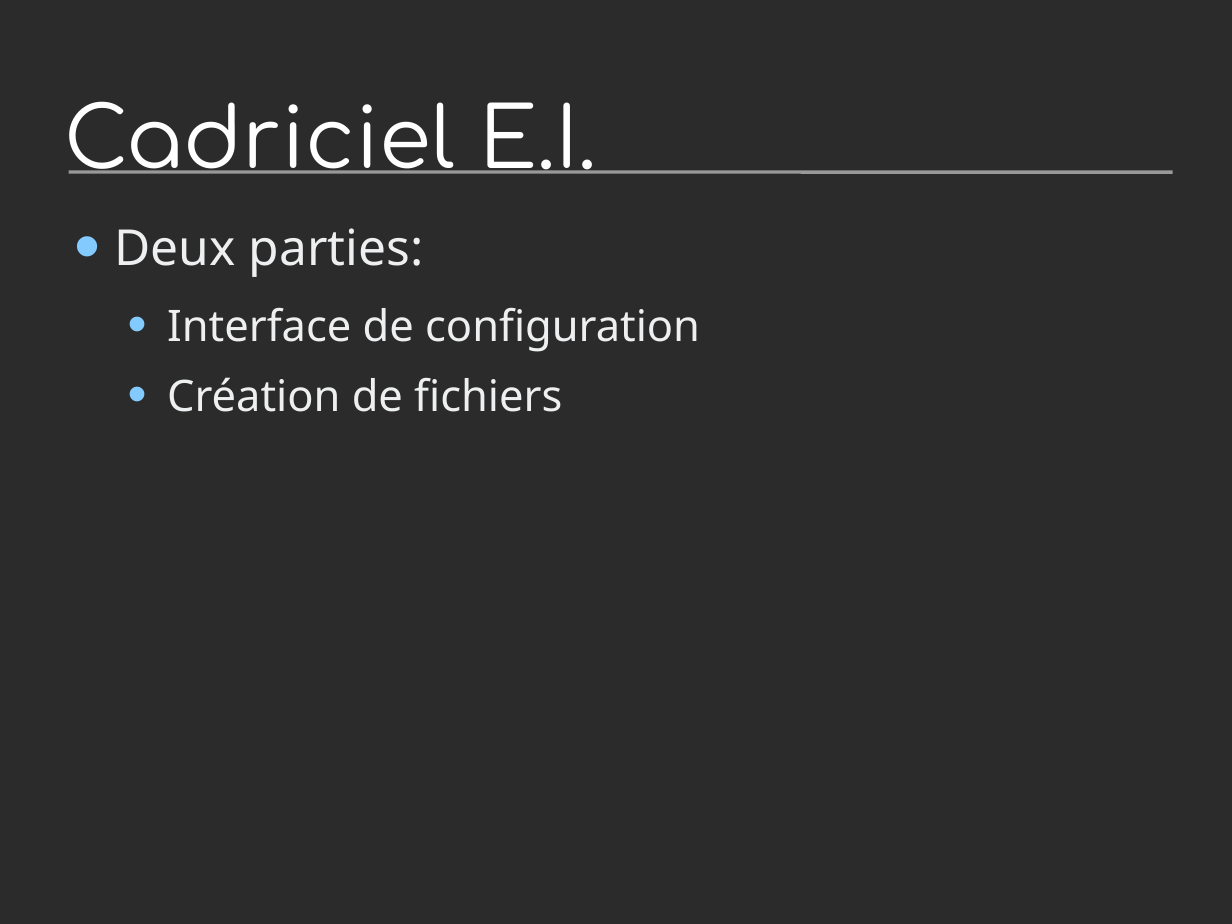
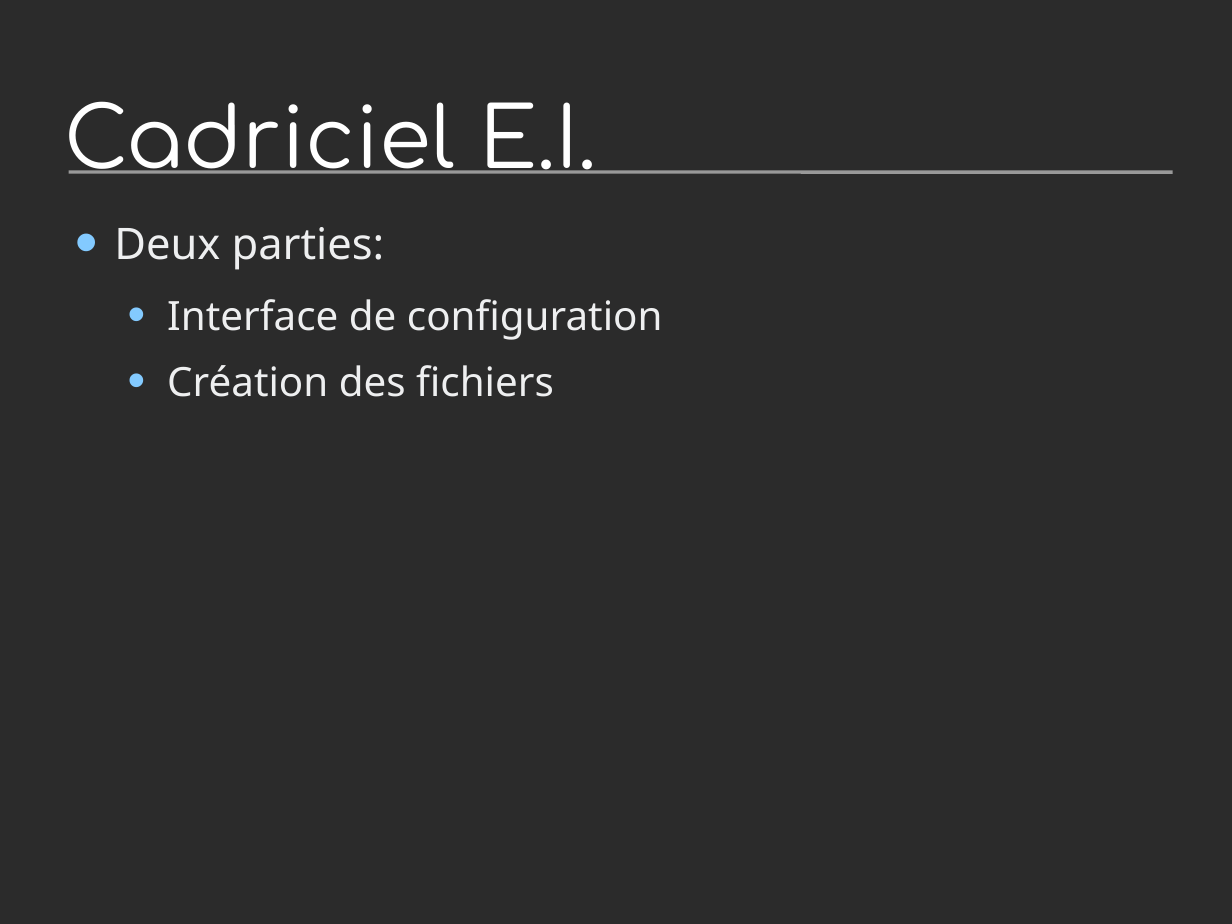
Before and after one commit to DenkouNova/LOG792, a slide deck: slide 29 of Rapports/005_Presentation/Presentation.odp (slide 30 before the commit). Drawn at 1232x924 pixels with LibreOffice and Linux fonts; fonts in the diff are those of the drawing; background and template pictures are left out; a plain dark background stands for a picture behind light text. Boxes give left, top, right and bottom in pixels: in the first picture for what was removed or moved away, otherwise in the second. Text is boxed around its words. In the diff, an @@ line names an element or a change of style, - is before the commit and + after.

```diff
--- a/Rapports/005_Presentation/Presentation.odp
+++ b/Rapports/005_Presentation/Presentation.odp
@@ text at <box>114,227,663,340</box>: size 32 to 28 pt in "Deux parties:"; size 28 to 26 pt in "Interface de configuration" @@
@@ text at <box>167,365,554,397</box>: text changed; size 28 to 26 pt @@
-  • Création de fichiers
+  • Création des fichiers
```
Also in this commit, not shown: 10 other slides changed, 19 slides added, 17 slides removed, 1 other file.
